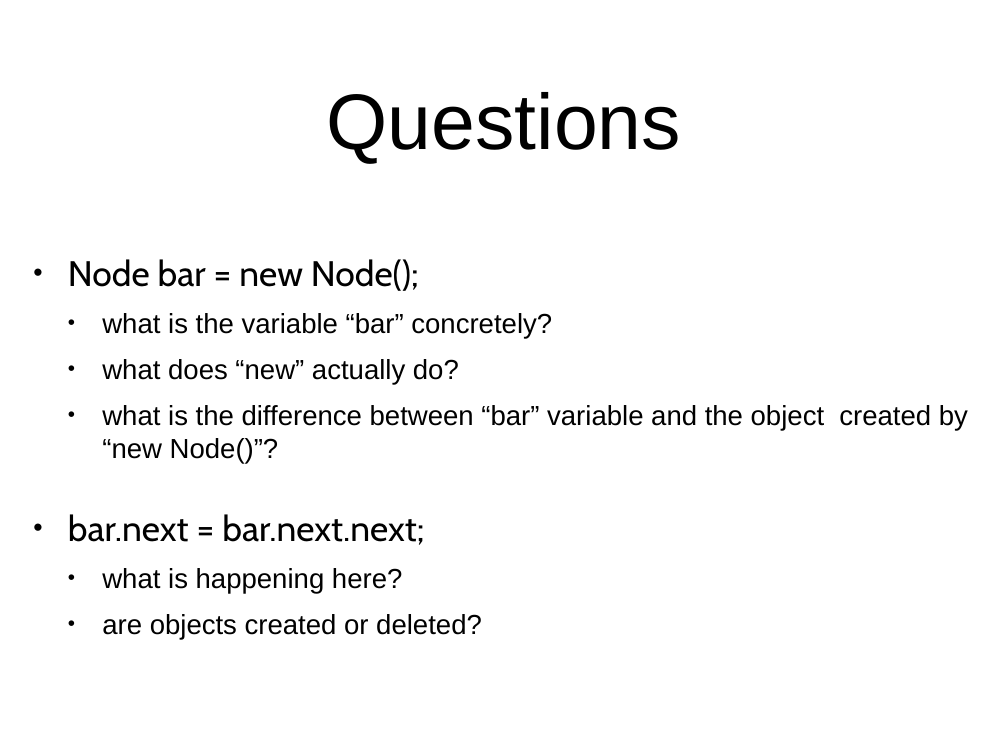
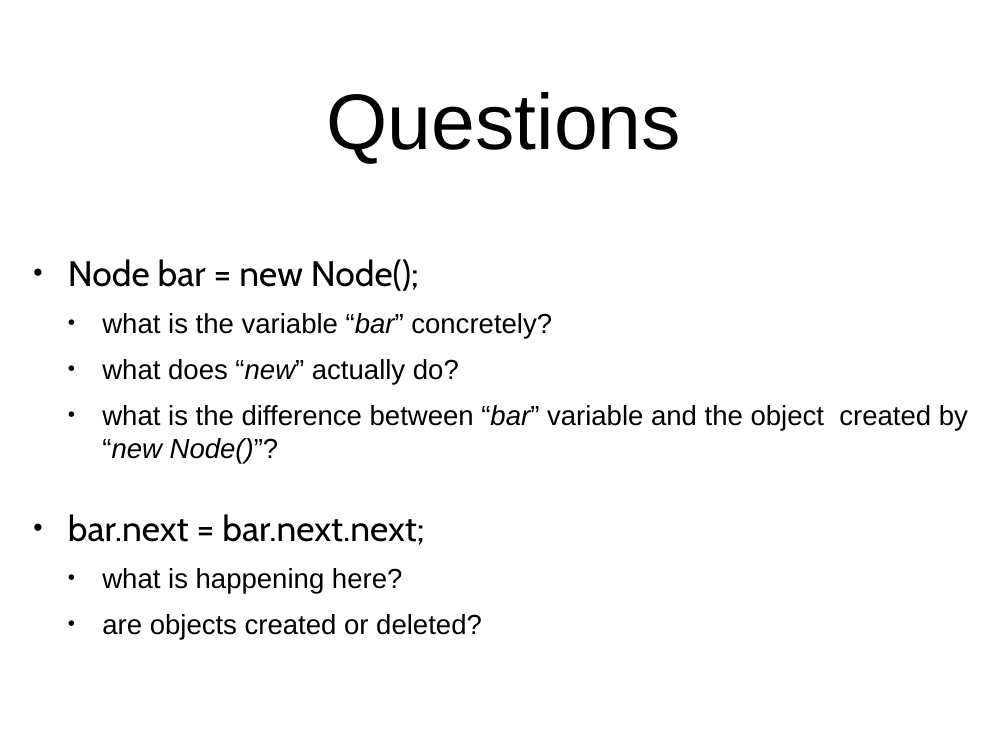
Before and after one commit to arcuri82/algorithms, a slide deck: slide 18 of docs/slides/02/02_stack_queue.pptx (slide 10 before the commit). Drawn at 1008x756 pixels with LibreOffice and Linux fonts; fonts in the diff are those of the drawing. Boxes give left, top, right and bottom in pixels: in the first picture for what was removed or moved away, otherwise in the second. Text is boxed around its words. In the diff, an @@ line names an element or a change of style, - is before the commit and + after.

```diff
--- a/docs/slides/02/02_stack_queue.pptx
+++ b/docs/slides/02/02_stack_queue.pptx
@@ text at [102,313,968,464]: italic on in "“bar”", "“new”", "“bar” “new Node()”?" @@
```
Also in this commit, not shown: 3 other slides changed, 7 slides added, 3 other files.
